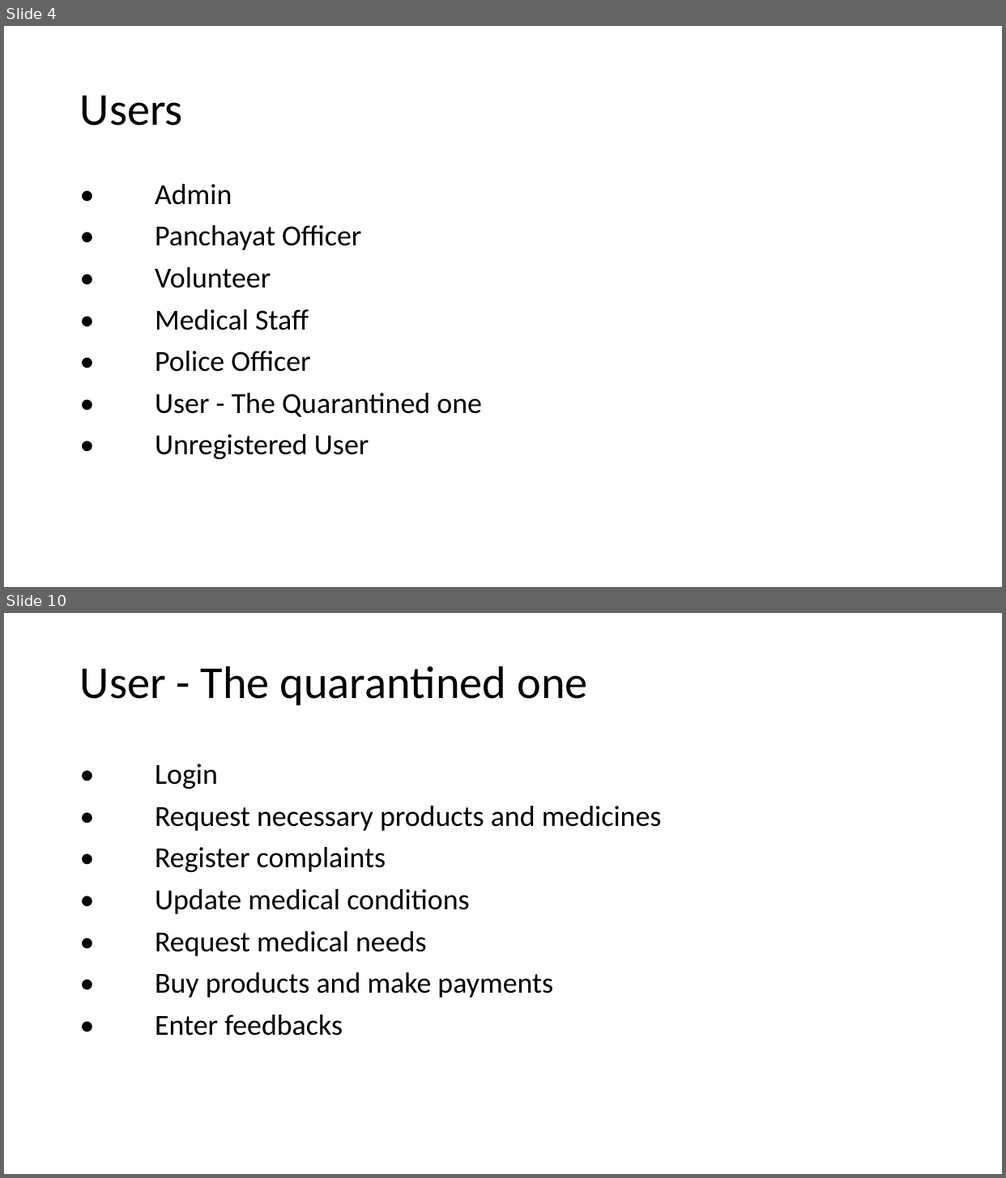
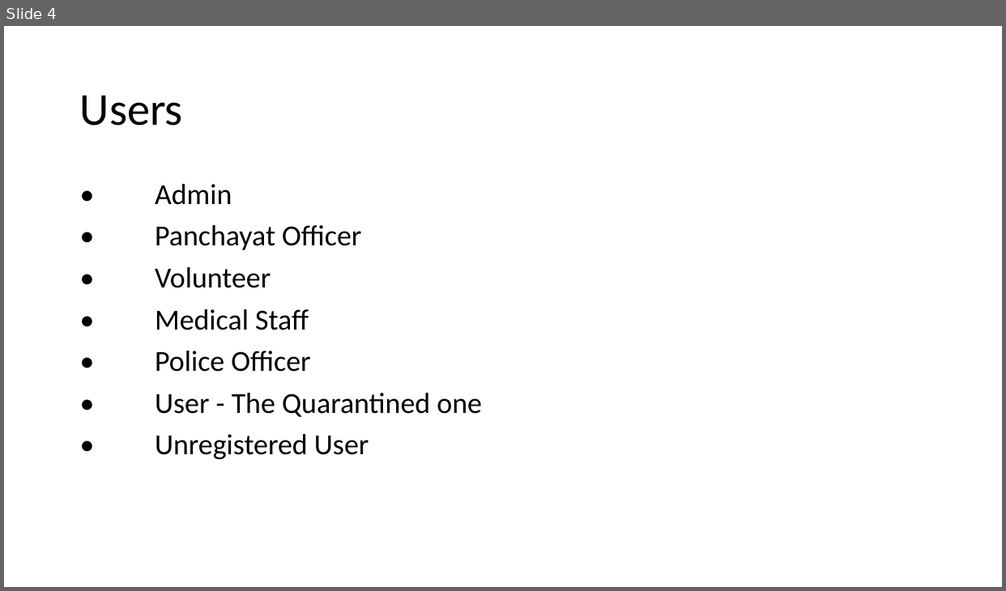
Before and after one commit to alan-jozf/Home-Care, a slide deck: Documents/Presentation.ppt. Shown one above the other, each under a label of ours: slides 4 and 10 before the commit, slide 4 after it; the slides between them are not shown. The pictures are 1006x1178 and 1006x591 pixels, drawn with LibreOffice and Linux fonts; fonts in the diff are those of the drawing. Boxes give left, top, right and bottom in pixels: in the first picture for what was removed or moved away, otherwise in the second. Text is boxed around its words. In the diff, an @@ line names an element or a change of style, - is before the commit and + after.

```diff
--- a/Documents/Presentation.ppt
+++ b/Documents/Presentation.ppt
@@ slide 10 removed at <box>4,613,1002,1174</box>, background #FFFFFF @@
@@ title removed at <box>80,666,587,705</box> @@
-User - The quarantined one
@@ text removed at <box>155,764,662,1036</box> @@
-• Login
-• Request necessary products and medicines
-• Register complaints
-• Update medical conditions
-• Request medical needs
-• Buy products and make payments
-• Enter feedbacks
```
Also in this commit, not shown: 6 other slides removed, 8 other files.
